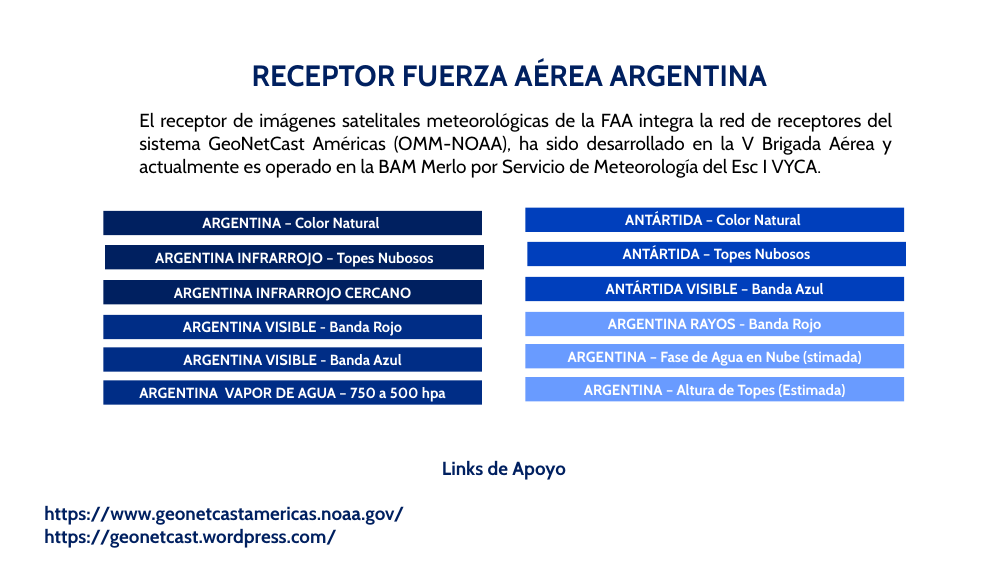
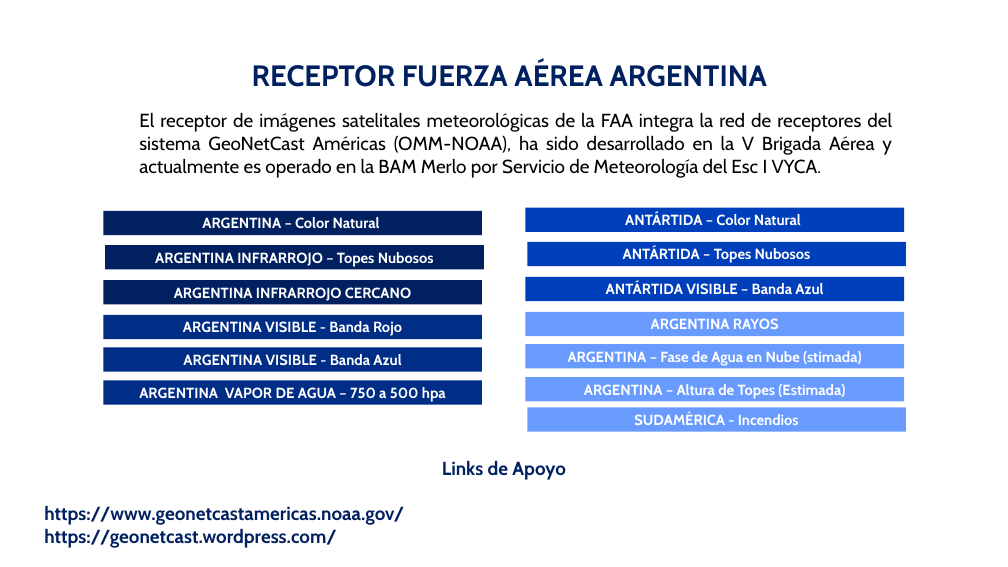
Before and after one commit to mauricioNico/meteorologiaFAA, a slide deck: slide 4 of vistasRequisitos.pptx. Drawn at 1008x567 pixels with LibreOffice and Linux fonts; fonts in the diff are those of the drawing; background and template pictures are left out. Boxes give left, top, right and bottom in pixels: in the first picture for what was removed or moved away, otherwise in the second. Text is boxed around its words. In the diff, an @@ line names an element or a change of style, - is before the commit and + after.

```diff
--- a/vistasRequisitos.pptx
+++ b/vistasRequisitos.pptx
@@ text in rectangle at (x1=651, y1=318, x2=779, y2=329): text changed @@
-ARGENTINA RAYOS - Banda Rojo
+ARGENTINA RAYOS
@@ rectangle added at (x1=527, y1=408, x2=906, y2=432), fill #699BFF, 14 pt, text #FFFFFF, bold @@
+SUDAMÉRICA - Incendios
```
